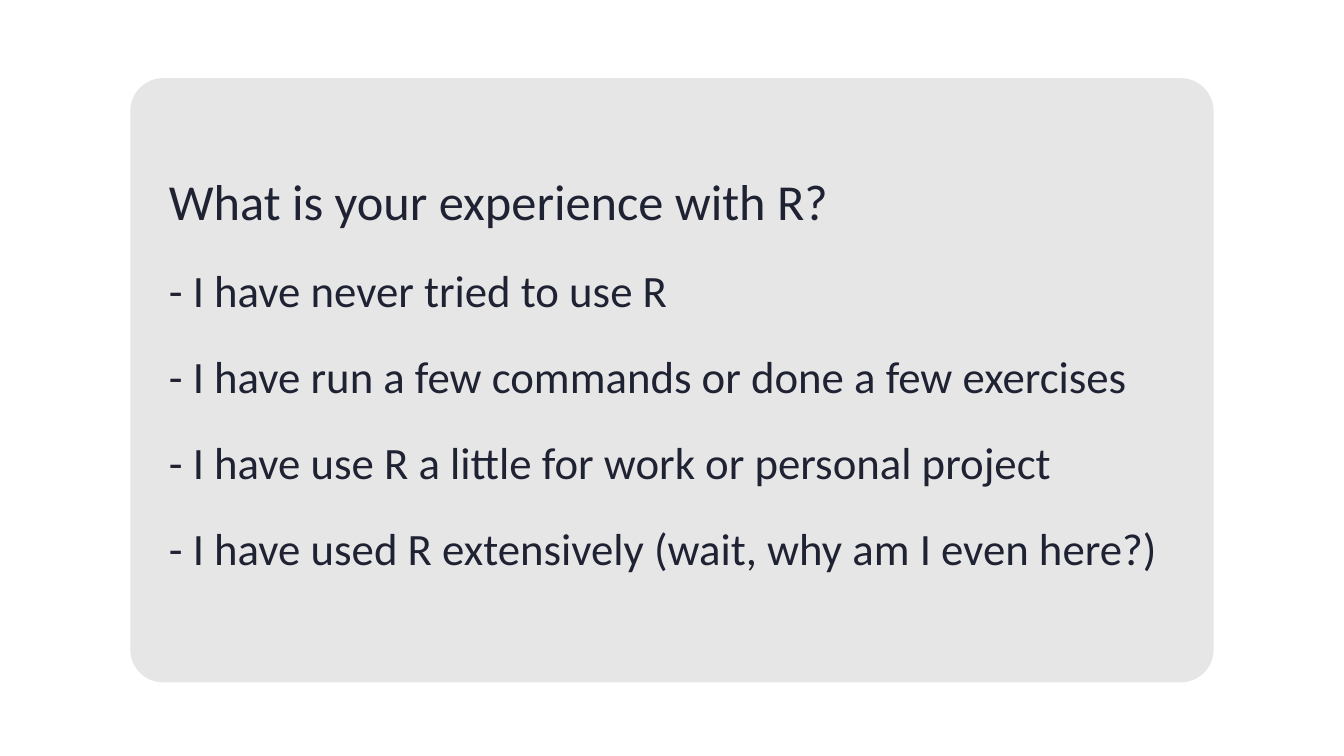
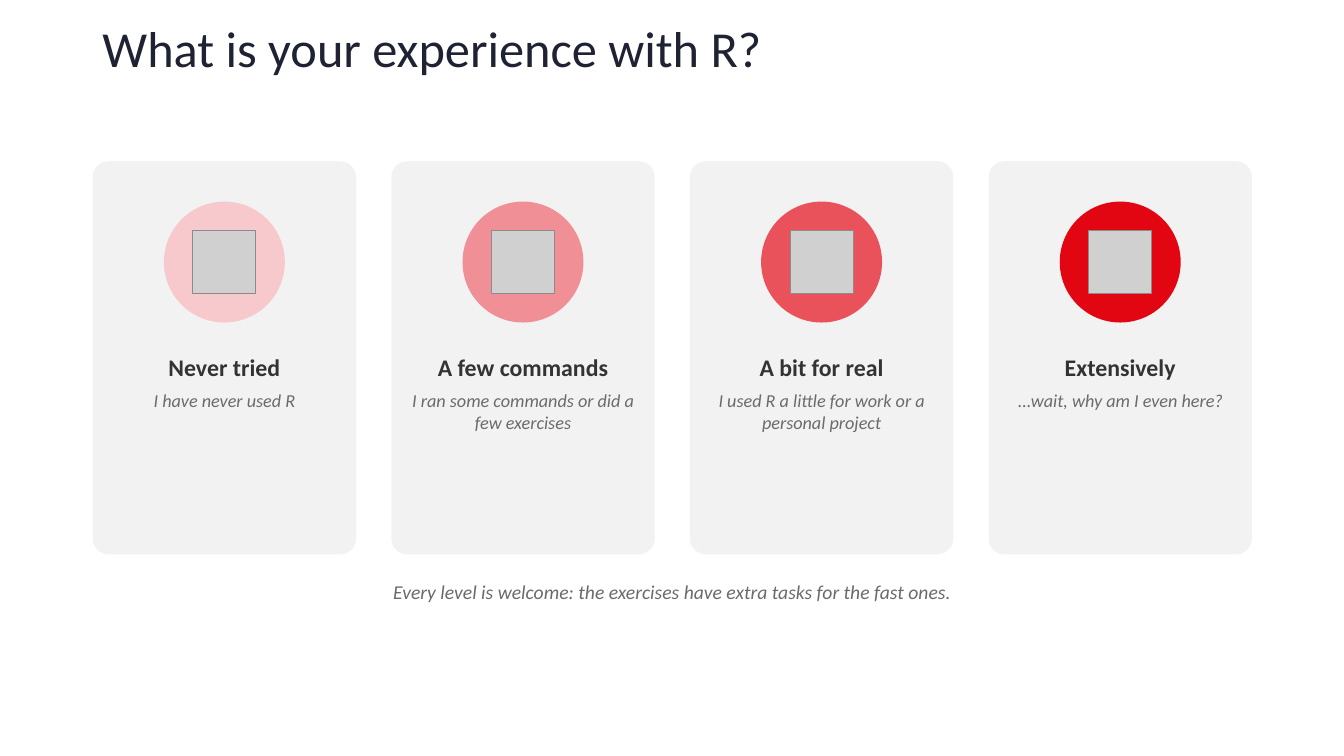
Before and after one commit to sib-swiss/first-steps-with-R-training, a slide deck: slide 8 of assets/pptx/First-steps-with-R_day1.pptx. Drawn at 1344x756 pixels with LibreOffice and Linux fonts; fonts in the diff are those of the drawing; grey boxes stand for pictures; background and template pictures are left out. Boxes give left, top, right and bottom in pixels: in the first picture for what was removed or moved away, otherwise in the second. Text is boxed around its words. In the diff, an @@ line names an element or a change of style, - is before the commit and + after.

```diff
--- a/assets/pptx/First-steps-with-R_day1.pptx
+++ b/assets/pptx/First-steps-with-R_day1.pptx
@@ title "What is your experience with ..." at (x1=102, y1=32, x2=762, y2=75): vertical alignment middle to top @@
@@ title at (x1=102, y1=32, x2=762, y2=75): text changed; size 32 to 36 pt @@
-What is your experience with R?
-- I have never tried to use R
-- I have run a few commands or done a few exercises
-- I have use R a little for work or personal project
-- I have used R extensively (wait, why am I even here?)
+What is your experience with R?
@@ rounded rectangle removed at (x1=130, y1=79, x2=1214, y2=684) @@
@@ rounded rectangle added at (x1=93, y1=161, x2=356, y2=555), fill #F2F2F2 @@
@@ rounded rectangle added at (x1=391, y1=161, x2=654, y2=555), fill #F2F2F2 @@
@@ rounded rectangle added at (x1=690, y1=161, x2=953, y2=555), fill #F2F2F2 @@
@@ rounded rectangle added at (x1=989, y1=161, x2=1252, y2=555), fill #F2F2F2 @@
@@ ellipse added at (x1=164, y1=202, x2=285, y2=323), fill #F8C9CC @@
@@ ellipse added at (x1=463, y1=202, x2=584, y2=323), fill #F09096 @@
@@ ellipse added at (x1=761, y1=202, x2=882, y2=323), fill #E9525B @@
@@ ellipse added at (x1=1060, y1=202, x2=1181, y2=323), fill #E20613 @@
@@ picture added at (x1=193, y1=231, x2=255, y2=293) @@
@@ picture added at (x1=492, y1=231, x2=555, y2=293) @@
@@ picture added at (x1=790, y1=231, x2=853, y2=293) @@
@@ picture added at (x1=1089, y1=231, x2=1151, y2=293) @@
@@ text added at (x1=154, y1=359, x2=295, y2=407), 13 pt, text #6B6B6B, italic @@
+Never tried
+I have never used R
@@ text added at (x1=412, y1=359, x2=634, y2=431), 13 pt, text #6B6B6B, italic @@
+A few commands
+I ran some commands or did a few exercises
@@ text added at (x1=719, y1=359, x2=924, y2=432), 13 pt, text #6B6B6B, italic @@
+A bit for real
+I used R a little for work or a personal project
@@ text added at (x1=1018, y1=359, x2=1223, y2=410), 13 pt, text #6B6B6B, italic @@
+Extensively
+...wait, why am I even here?
@@ text added at (x1=393, y1=585, x2=950, y2=602), 14 pt, text #6B6B6B, italic @@
+Every level is welcome: the exercises have extra tasks for the fast ones.
```
Also in this commit, not shown: 22 other slides changed, 13 slides added, 4 slides removed, 12 other files.
